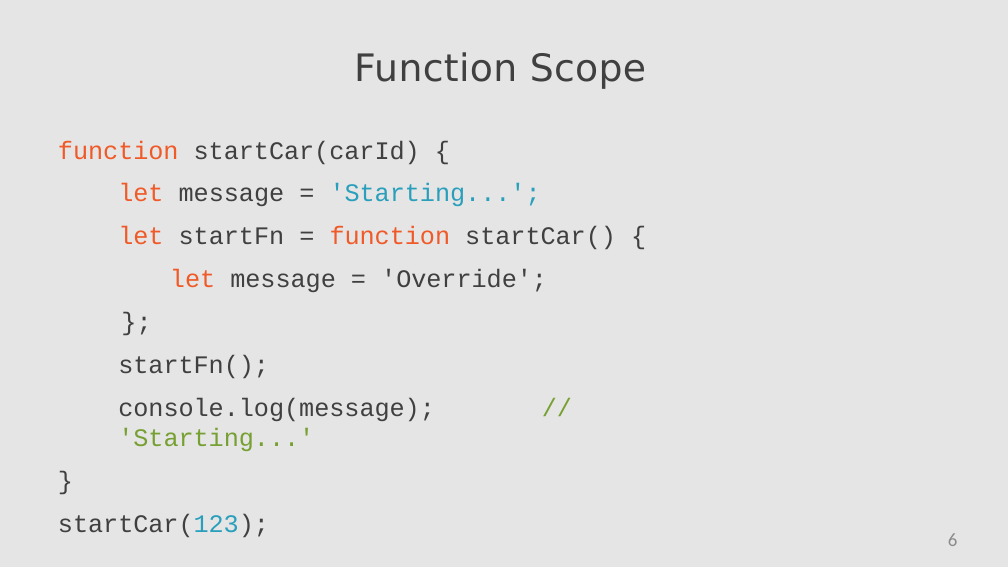
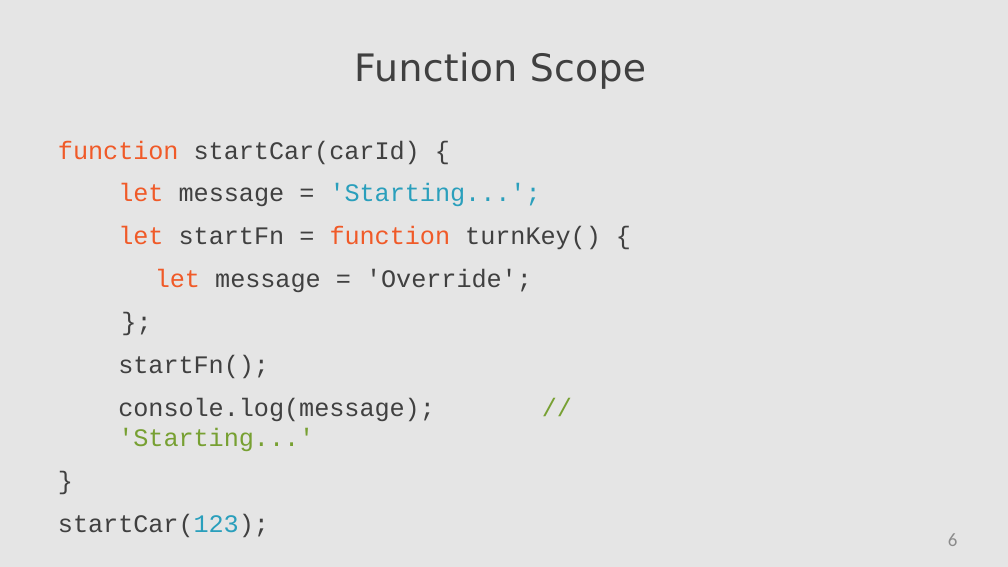
Before and after one commit to StevenJoseph19/Java-Apps, a slide deck: slide 6 of 4. JavaScript (ES6) & Node.js/Day 16/Slides/5. Functions and Scope/functions-and-scope-slides.pptx. Drawn at 1008x567 pixels with LibreOffice and Linux fonts; fonts in the diff are those of the drawing. Boxes give left, top, right and bottom in pixels: in the first picture for what was removed or moved away, otherwise in the second. Text is boxed around its words. In the diff, an @@ line names an element or a change of style, - is before the commit and + after.

```diff
--- a/4. JavaScript (ES6) & Node.js/Day 16/Slides/5. Functions and Scope/functions-and-scope-slides.pptx
+++ b/4. JavaScript (ES6) & Node.js/Day 16/Slides/5. Functions and Scope/functions-and-scope-slides.pptx
@@ text at [118, 226, 601, 292]: text changed @@
-let startFn = function startCar() { let message = 'Override';
+let startFn = function turnKey() { let message = 'Override';
```
Also in this commit, not shown: 1 other slide changed, 4 other files.
